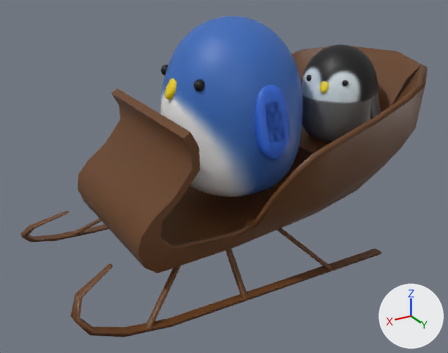
The Blender file HnRnew/PenguinAndBabySleigh.blend, before and after one commit.
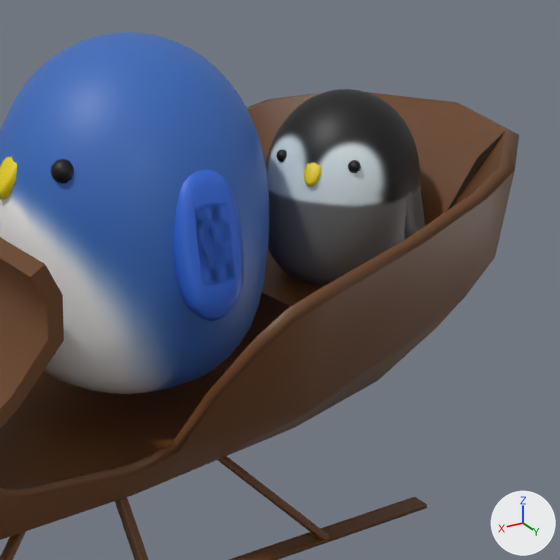
There are two pictures of each version: one whole from a camera (50 mm lens) standing at (5.12, 8.27, 5.46) and looking at (0.23, 0.11, 1.38), one close up on the part from 38% to 100% of the width and 0% to 79% of the height. The axes (+X, +Y, +Z) are drawn at lower right. The lights are the same throughout.

In view in the first close-up: 'Body', 'Body.001', 'Plane', 'Plane.002', 'node_id34', 'node_id36'.
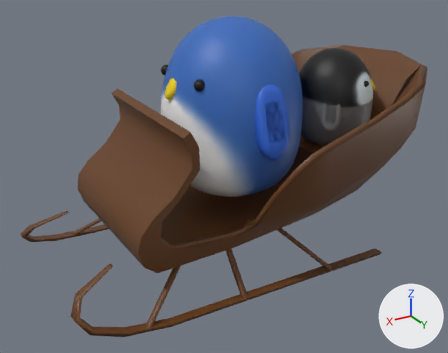
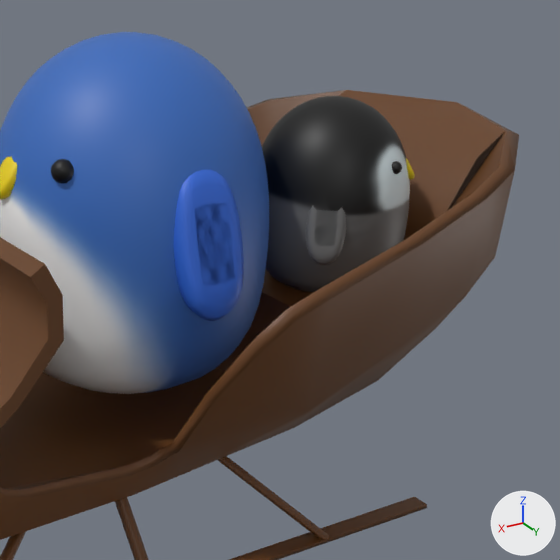
Location of each change, (x1, y1, x2, y2) in pixels of the close-ups (560 x 560 px):
'Body.001', moved, turned
    before: (265, 89, 421, 286)
    after: (262, 96, 410, 293)
'Plane.002', moved, turned
    before: (404, 187, 425, 240)
    after: (305, 206, 346, 265)

The change in detail:
Object 'Body.001' (ob_body_001) moves from (-1.772, 0.524, 2.854) to (-1.658, 0.522, 2.809).
Object 'Body.001' (ob_body_001) turns from (0, 0, 26) to (0, 0, 138) degrees about x, y and z.
Object 'Plane.002' (ob_plane_002) moves from (-1.772, 0.524, 2.746) to (-1.658, 0.522, 2.7).
Object 'Plane.002' (ob_plane_002) turns from (0, 0, 26) to (0, 0, 138) degrees about x, y and z.
